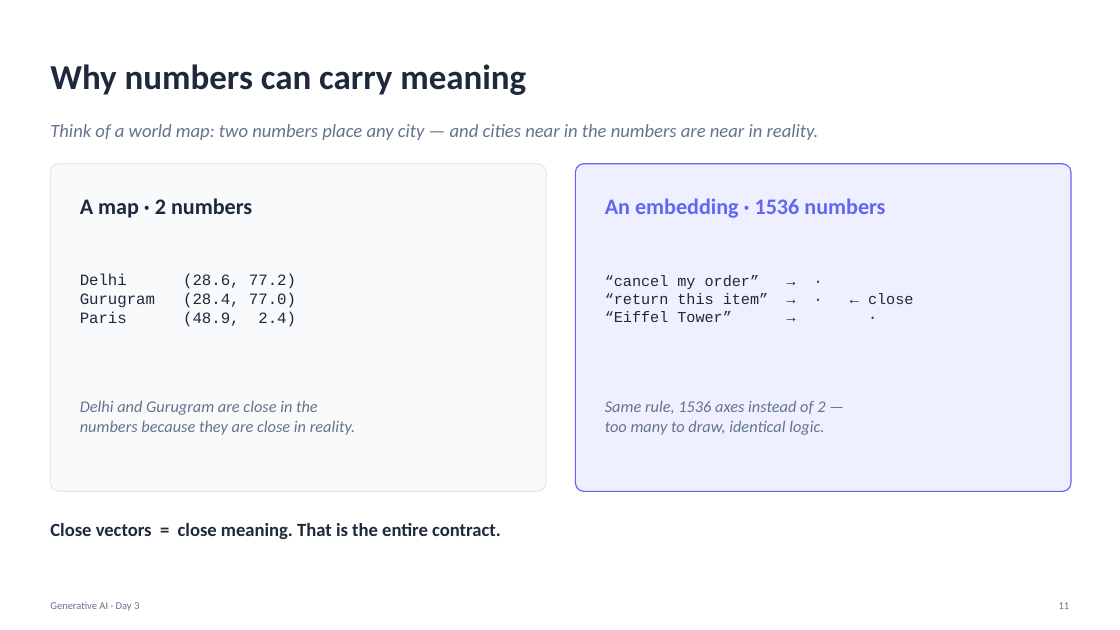
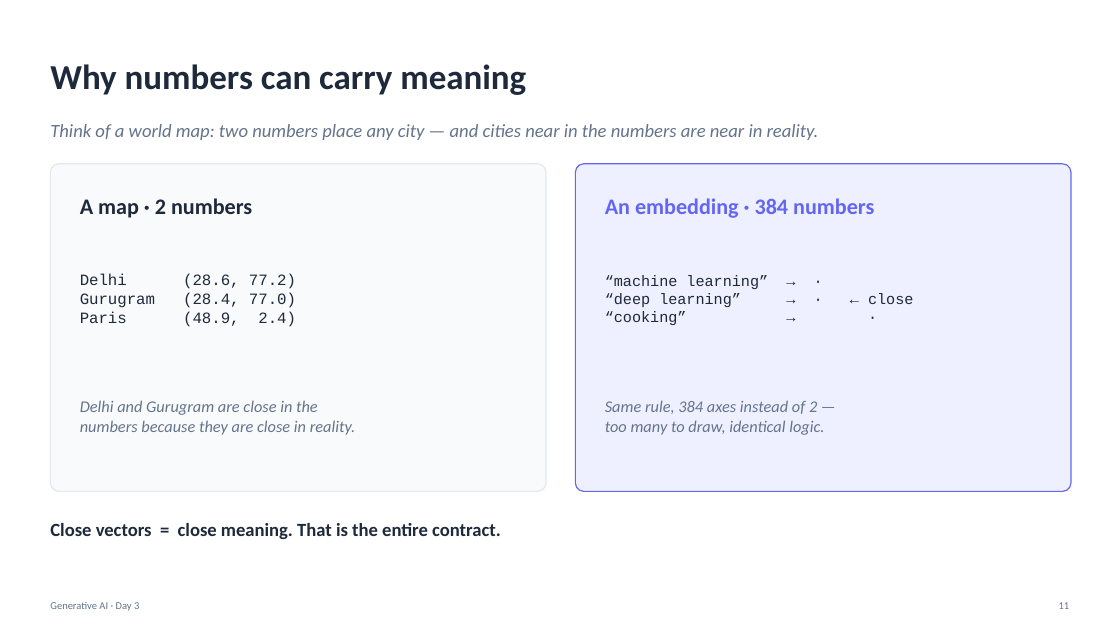
Before and after one commit to Poorit-Technologies/lpu-training, a slide deck: slide 11 of generative-ai/slides/Day03_GenAI.pptx. Drawn at 1120x630 pixels with LibreOffice and Linux fonts; fonts in the diff are those of the drawing. Boxes give left, top, right and bottom in pixels: in the first picture for what was removed or moved away, otherwise in the second. Text is boxed around its words. In the diff, an @@ line names an element or a change of style, - is before the commit and + after.

```diff
--- a/generative-ai/slides/Day03_GenAI.pptx
+++ b/generative-ai/slides/Day03_GenAI.pptx
@@ text at (605, 198, 874, 218): text changed @@
-An embedding · 1536 numbers
+An embedding · 384 numbers
@@ text at (605, 275, 913, 307): text changed @@
-“cancel my order” → ·
-“return this item” → · ← close
-“Eiffel Tower” → ·
+“machine learning” → ·
+“deep learning” → · ← close
+“cooking” → ·
@@ text at (605, 400, 817, 414): text changed @@
-Same rule, 1536 axes instead of 2 —
+Same rule, 384 axes instead of 2 —
```
Also in this commit, not shown: 9 other slides changed, 2 other files.
